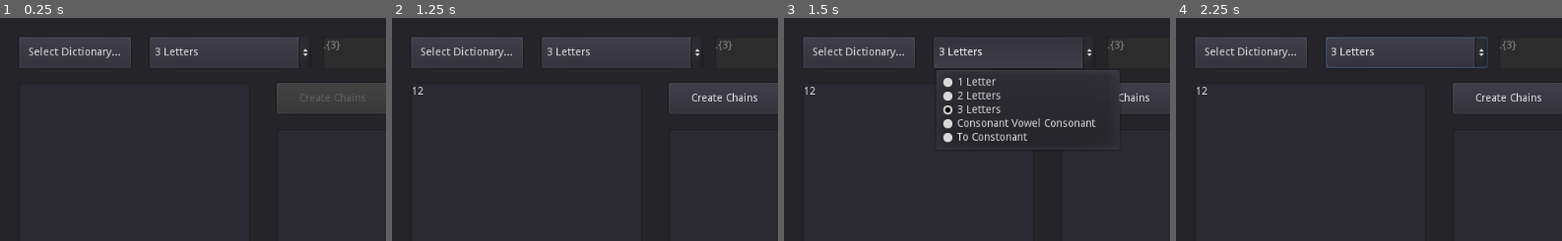
Above: before the commit, frames 1-4 (left to right).
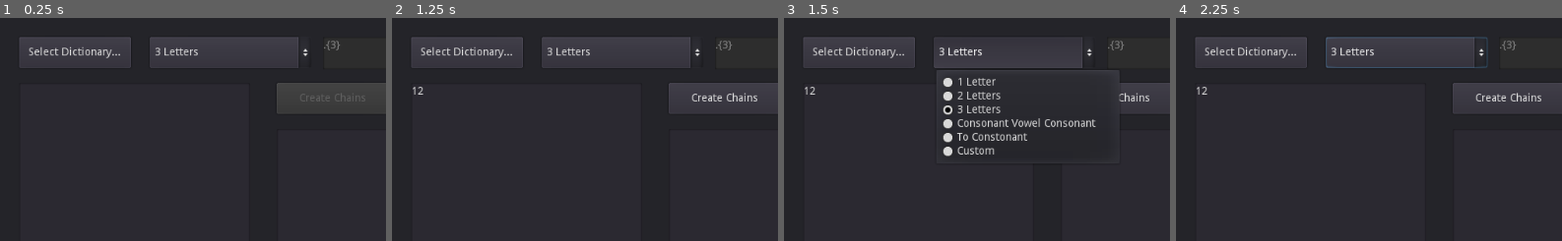
Above: after the commit, the same moments.

Repository: MichaelReel/MarkovTester
Game: Godot game, scene res://Analyser.tscn
Two runs of this game, one before a commit and one after it. Both use one fixed random seed, a clock stepped at 60 frames per second and the inputs below.
Inputs (mouse positions are % of the whole screen's width and height, from its top left):
- Up to frame 1 (0.25 s): no input
- Up to frame 2 (1.25 s): click (17, 57) at 0.52 s; type "12" at 0.6 s; click (84, 57) at 0.75 s; type "12" at 0.83 s
- Up to frame 3 (1.5 s): click "3 Letters" at 1.25 s
- Up to frame 4 (2.25 s): click "Select Dictionary..." at 2 s
The pictures show only the part of the screen within x 0-50%, y 0-50%; the shares and areas given below are measured in that part.

Frames 1-2 are identical in both runs. In frame 3, 0.3% of the frame differs, in the area x 41-55%, y 57-63%; in frame 4, nothing differs.

Commit message:
Custom regex's are now accommodated, although not saved.

Diff:
--- a/Analyser.tscn
+++ b/Analyser.tscn
@@ -30,7 +30,7 @@
 margin_bottom = 65.0
 text = "3 Letters"
 clip_text = true
-items = [ "1 Letter", null, false, 0, null, "2 Letters", null, false, 1, null, "3 Letters", null, false, 2, null, "Consonant Vowel Consonant", null, false, 3, null, "To Constonant", null, false, 4, null ]
+items = [ "1 Letter", null, false, 0, null, "2 Letters", null, false, 1, null, "3 Letters", null, false, 2, null, "Consonant Vowel Consonant", null, false, 3, null, "To Constonant", null, false, 4, null, "Custom", null, false, 5, null ]
 selected = 2
 __meta__ = {
 "_edit_use_anchors_": false
@@ -121,11 +121,13 @@
 [connection signal="pressed" from="SelectButton" to="InputList" method="_on_Button_Open_pressed"]
 [connection signal="item_selected" from="SplitModeButton" to="ChainList" method="_on_SplitModeButton_item_selected"]
 [connection signal="pressed" from="RandomButton" to="ChainList" method="_on_RandomButton_pressed"]
-[connection signal="chain_input" from="InputList" to="InputList" method="_on_InputList_chain_input"]
 [connection signal="chain_input" from="InputList" to="ChainList" method="_on_InputList_chain_input"]
 [connection signal="input_available" from="InputList" to="CreateButton" method="_on_InputList_input_available"]
 [connection signal="text_changed" from="InputList" to="InputList" method="_on_InputList_text_changed"]
 [connection signal="file_selected" from="InputList/FileDialog" to="InputList" method="_on_FileDialog_file_selected"]
 [connection signal="pressed" from="CreateButton" to="InputList" method="_on_Button_Create_pressed"]
+[connection signal="regex_updated" from="RegexEdit" to="ChainList" method="_on_RegexEdit_regex_updated"]
+[connection signal="text_changed" from="RegexEdit" to="RegexEdit" method="_on_RegexEdit_text_changed"]
 [connection signal="created_random_strings" from="ChainList" to="OutputList" method="_on_ChainList_created_random_strings"]
+[connection signal="regex_required" from="ChainList" to="RegexEdit" method="_on_ChainList_regex_required"]
 [connection signal="regex_selected" from="ChainList" to="RegexEdit" method="_on_ChainList_regex_selected"]
--- a/CreateButton.gd
+++ b/CreateButton.gd
@@ -1,6 +1,4 @@
 extends Button
 
 func _on_InputList_input_available(available : bool):
-
-	print ("TEXT CHANGED")
 	set_disabled(!available)
--- a/CreateChains.gd
+++ b/CreateChains.gd
@@ -1,7 +1,8 @@
 extends ItemList
 
-signal created_random_strings
-signal regex_selected
+signal created_random_strings(text)
+signal regex_selected(regex)
+signal regex_required(regex)
 
 const ID_MODE_MAP : Array = [
 	"1letter",
@@ -9,6 +10,7 @@
 	"3letter",
 	"cvc",
 	"consonants",
+	"custom",
 ]
 
 const MODE_TO_REGEX_MAP : Dictionary = {
@@ -17,6 +19,7 @@
 	"3letter"    : ".{3}",
 	"cvc"        : "[bcdfghjklmnpqrstvwxyz][aeiou]*[bcdfghjklmnpqrstvwxyz]",
 	"consonants" : "[aeiou]*[bcdfghjklmnpqrstvwxyz]{1}",
+	"custom"     : null,
 }
 
 var table : MarkovTable
@@ -125,4 +128,12 @@
 
 func _on_SplitModeButton_item_selected(id : int):
 	mode = ID_MODE_MAP[id]
-	emit_signal("regex_selected", MODE_TO_REGEX_MAP[mode])
+	print ("id " + str(id) + " for mode " + mode)
+	if mode == "custom":
+		emit_signal("regex_required", MODE_TO_REGEX_MAP[mode])
+	else:
+		emit_signal("regex_selected", MODE_TO_REGEX_MAP[mode])
+
+func _on_RegexEdit_regex_updated(text : String):
+	print ("updating regex")
+	MODE_TO_REGEX_MAP["custom"] = text
--- a/LoadDictionary.gd
+++ b/LoadDictionary.gd
@@ -2,8 +2,8 @@
 
 onready var popup := $FileDialog
 
-signal chain_input
-signal input_available
+signal chain_input(text)
+signal input_available(available)
 
 func _on_Button_Open_pressed():
 	popup.popup()
--- a/RegexEdit.gd
+++ b/RegexEdit.gd
@@ -1,4 +1,18 @@
 extends TextEdit
 
+signal regex_updated(text)
+
 func _on_ChainList_regex_selected(regex : String):
+	print ("Regex selected: " + str(regex))
 	text = regex
+	set_readonly(true)
+
+func _on_ChainList_regex_required(custom_regex):
+	print ("Custom regex required: " + str(custom_regex))
+	if custom_regex != null:
+		text = custom_regex
+	set_readonly(false)
+	emit_signal("text_changed")
+
+func _on_RegexEdit_text_changed():
+	emit_signal("regex_updated", text)
